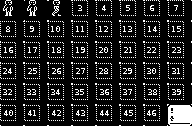
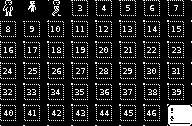
Comparing the layer stacks of the two (192, 126) images. Changes:
painted on "Bakgrund" over [24, 0, 48, 21]
